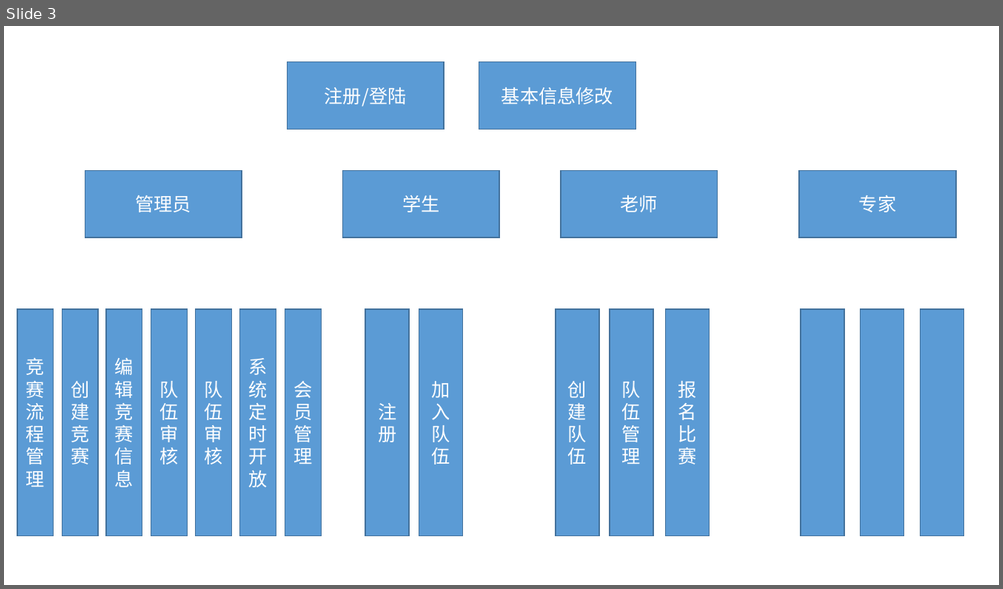
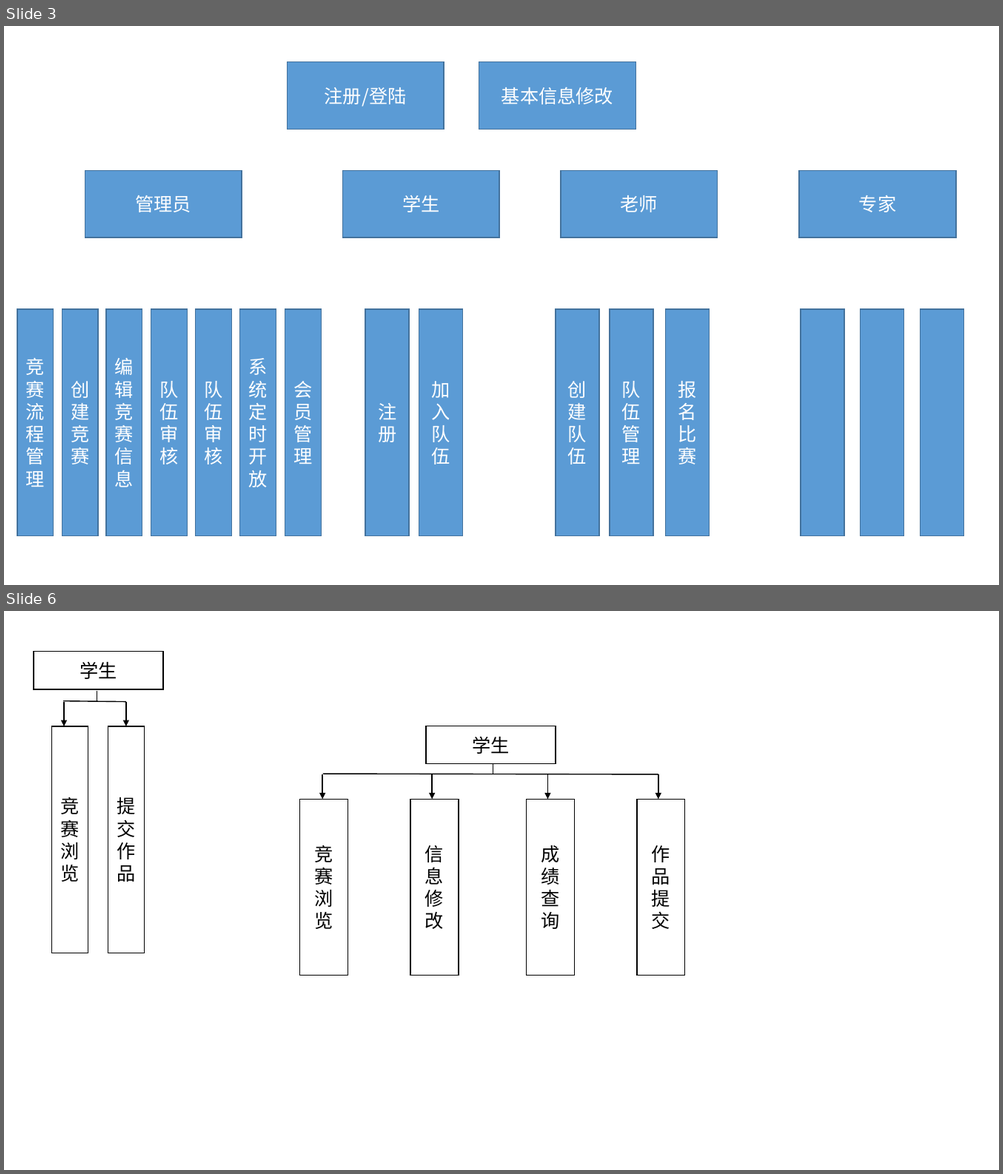
Before and after one commit to Hengliy/UndergraduateThesis, a slide deck: thesis/论文.pptx. Shown one above the other, each under a label of ours: slide 3 before the commit, slides 3 and 6 after it; the slides between them are not shown. The pictures are 1003x589 and 1003x1174 pixels, drawn with LibreOffice and Linux fonts; fonts in the diff are those of the drawing. Boxes give left, top, right and bottom in pixels: in the first picture for what was removed or moved away, otherwise in the second. Text is boxed around its words. In the diff, an @@ line names an element or a change of style, - is before the commit and + after.

```diff
--- a/thesis/论文.pptx
+++ b/thesis/论文.pptx
@@ slide 6 added at <box>4,611,999,1170</box>, background #FFFFFF @@
@@ rectangle added at <box>34,651,164,689</box>, fill #FFFFFF, outline #000000 1 pt, 18 pt, text #000000 @@
+学生
@@ line added from (96, 691) to (96, 701), #000000 1 pt @@
@@ line added from (63, 701) to (126, 702), #000000 1 pt @@
@@ arrow added from (64, 702) to (64, 726), #000000 1 pt @@
@@ arrow added from (126, 702) to (126, 726), #000000 1 pt @@
@@ rectangle added at <box>52,726,88,954</box>, fill #FFFFFF, outline #000000 1 pt, 18 pt, text #000000 @@
+竞赛浏览
@@ rectangle added at <box>108,726,145,954</box>, fill #FFFFFF, outline #000000 1 pt, 18 pt, text #000000 @@
+提交作品
@@ rectangle added at <box>427,726,556,764</box>, fill #FFFFFF, outline #000000 1 pt, 18 pt, text #000000 @@
+学生
@@ line added from (492, 765) to (492, 775), #000000 1 pt @@
@@ line added from (323, 774) to (658, 775), #000000 1 pt @@
@@ arrow added from (323, 775) to (323, 799), #000000 1 pt @@
@@ arrow added from (432, 775) to (432, 799), #000000 1 pt @@
@@ arrow added from (548, 775) to (548, 799), #000000 1 pt @@
@@ arrow added from (658, 775) to (658, 799), #000000 1 pt @@
@@ rectangle added at <box>300,799,348,975</box>, fill #FFFFFF, outline #000000 1 pt, 18 pt, text #000000 @@
+竞
+赛
+浏
+览
@@ rectangle added at <box>410,799,458,975</box>, fill #FFFFFF, outline #000000 1 pt, 18 pt, text #000000 @@
+信
+息
+修
+改
@@ rectangle added at <box>526,799,574,975</box>, fill #FFFFFF, outline #000000 1 pt, 18 pt, text #000000 @@
+成绩查询
@@ rectangle added at <box>637,799,685,975</box>, fill #FFFFFF, outline #000000 1 pt, 18 pt, text #000000 @@
+作
+品
+提
+交
```
Also in this commit, not shown: 1 slide changed, 4 other slides added, 1 slide removed, 44 other files.
